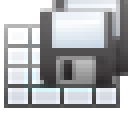
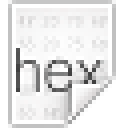
Layer changes from the first 128x128 image to the second:
added layer "Pasted Layer #27" above "Pasted Layer #26" over [8, 0, 116, 128]
hid "Pasted Layer #22" over [40, 0, 128, 88]
hid "edit-table-cell-split.png" over [4, 24, 120, 108]
